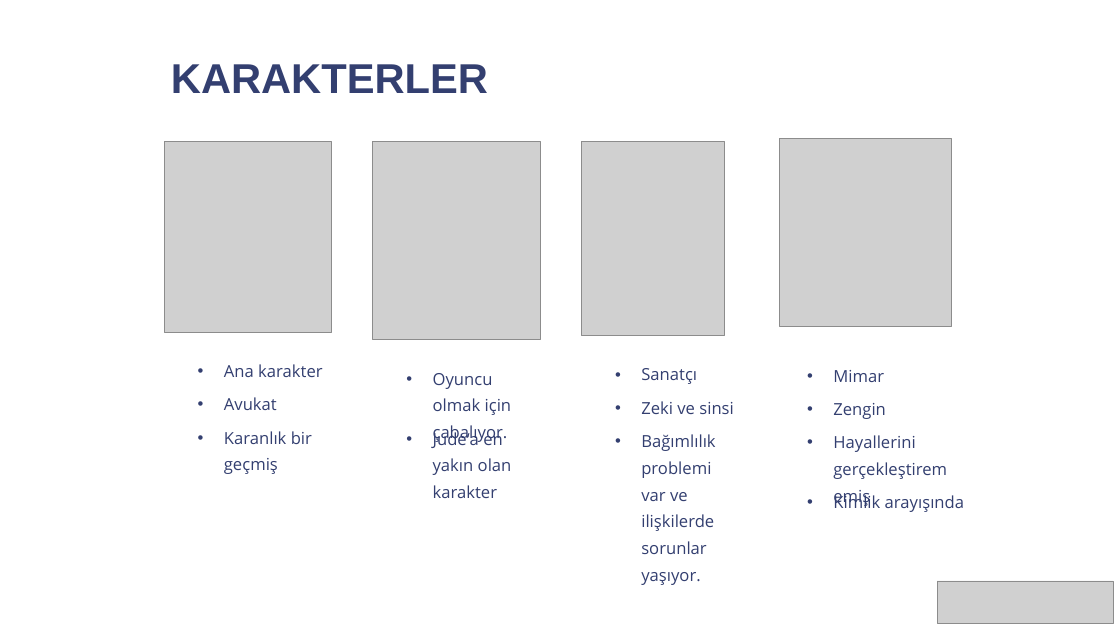
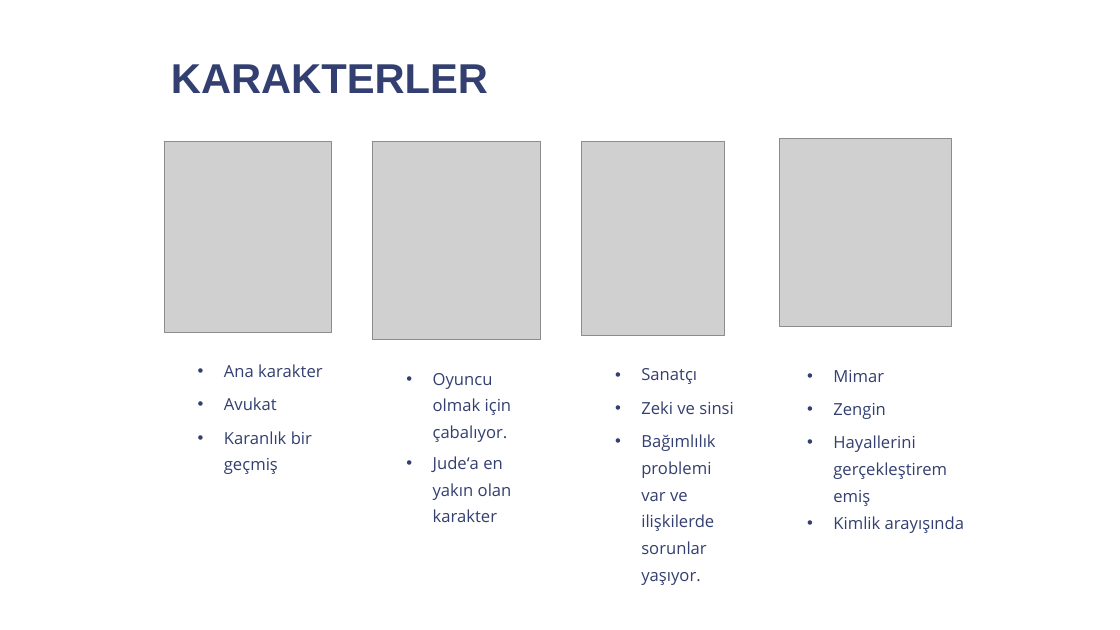
Before and after one commit to Ektaynot/ismailefe_org, a slide deck: slide 9 of hilal.pptx. Drawn at 1120x630 pixels with LibreOffice and Linux fonts; fonts in the diff are those of the drawing; grey boxes stand for pictures. Boxes give left, top, right and bottom in pixels: in the first picture for what was removed or moved away, otherwise in the second. Text is boxed around its words. In the diff, an @@ line names an element or a change of style, - is before the commit and + after.

```diff
--- a/hilal.pptx
+++ b/hilal.pptx
@@ text "Jude‘a en yakın olan karakter": place and size @@
-text "Jude‘a en yakın olan karakter" at <box>433,429,512,498</box>
+text "Jude‘a en yakın olan karakter" at <box>433,456,512,522</box>
@@ text "Kimlik arayışında": place and size @@
-text "Kimlik arayışında" at <box>833,493,964,512</box>
+text "Kimlik arayışında" at <box>833,516,964,533</box>
@@ picture removed at <box>937,581,1113,623</box> @@
```
Also in this commit, not shown: 15 other slides changed.
